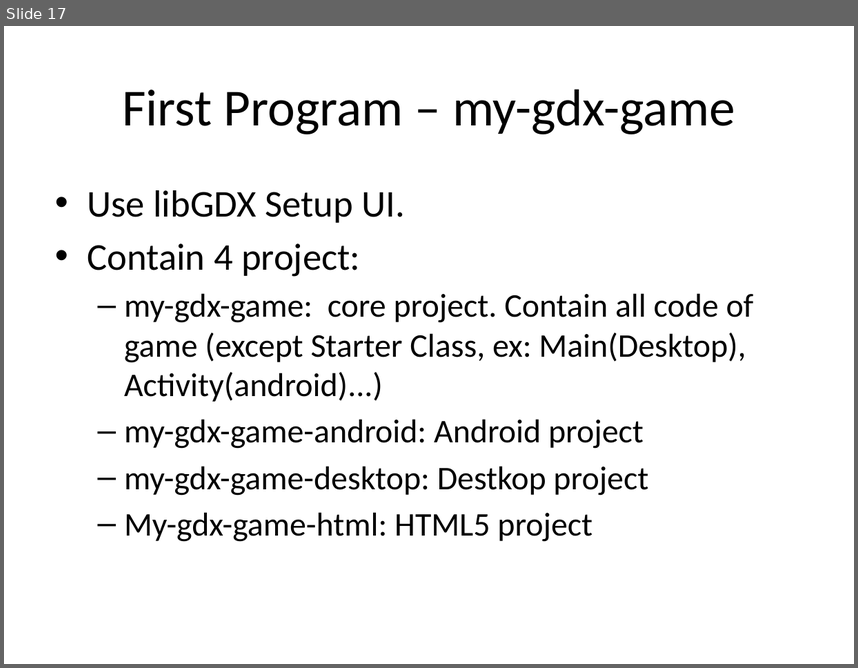
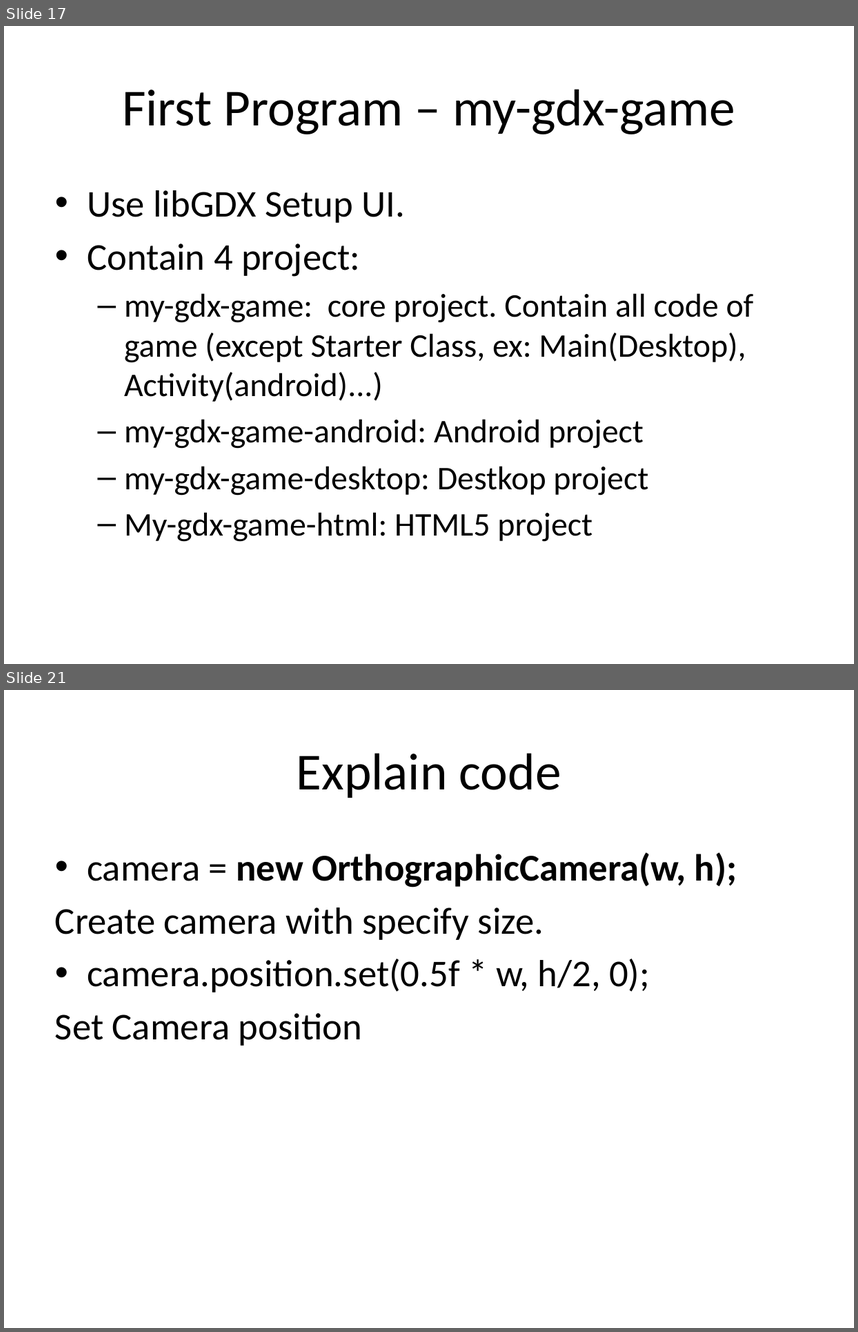
Before and after one commit to duchien85/my-gdxgame, a slide deck: Teaching/Bài 01 - Giới thiệu về Android, LibGdx.pptx. Shown one above the other, each under a label of ours: slide 17 before the commit, slides 17 and 21 after it; the slides between them are not shown. The pictures are 858x668 and 858x1332 pixels, drawn with LibreOffice and Linux fonts; fonts in the diff are those of the drawing. Boxes give left, top, right and bottom in pixels: in the first picture for what was removed or moved away, otherwise in the second. Text is boxed around its words. In the diff, an @@ line names an element or a change of style, - is before the commit and + after.

```diff
--- a/Teaching/Bài 01 - Giới thiệu về Android, LibGdx.pptx
+++ b/Teaching/Bài 01 - Giới thiệu về Android, LibGdx.pptx
@@ slide 21 added at [4,690,854,1328], background #FFFFFF @@
@@ title added at [297,753,562,798], 44 pt, text #000000 @@
+Explain code
@@ text added at [55,852,737,1045], 32 pt, text #000000 @@
+• camera = new OrthographicCamera(w, h);
+Create camera with specify size.
+• camera.position.set(0.5f * w, h/2, 0);
+Set Camera position
```
Also in this commit, not shown: 66 other slides added, 1 other file.
